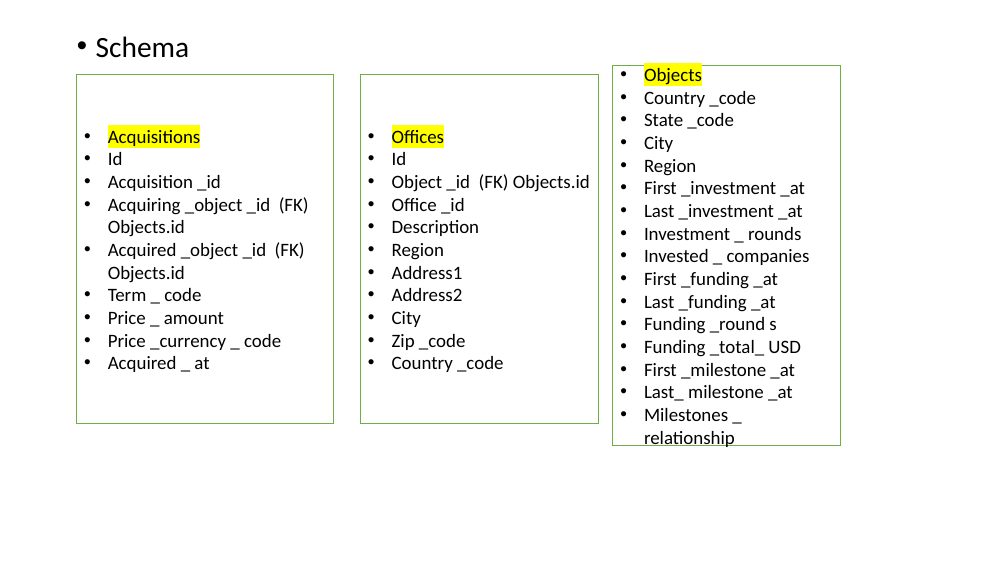
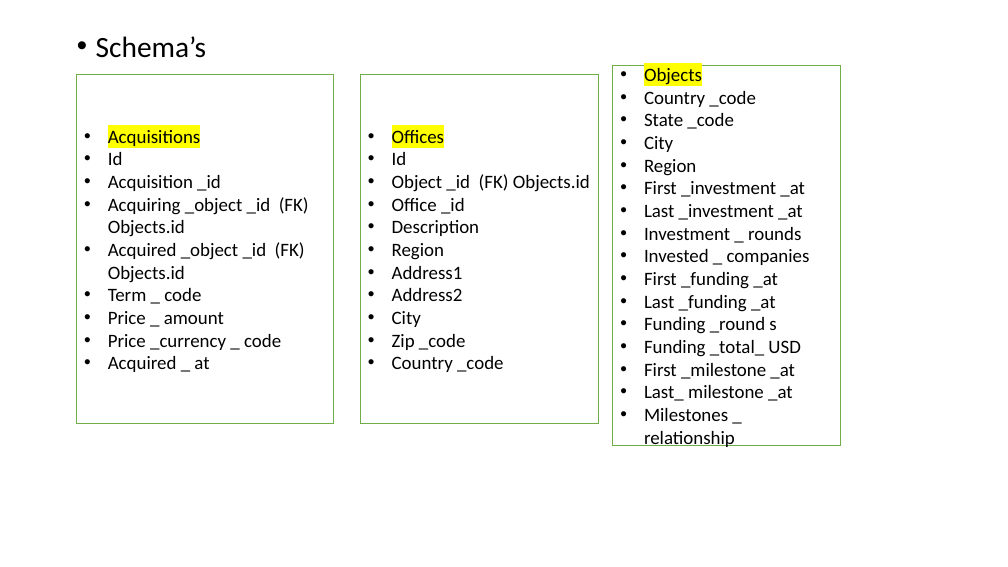
Before and after one commit to ShubhamSinghdata/Data, a slide deck: slide 3 of Entrepreneur [Autosaved].pptx. Drawn at 1008x567 pixels with LibreOffice and Linux fonts; fonts in the diff are those of the drawing. Boxes give left, top, right and bottom in pixels: in the first picture for what was removed or moved away, otherwise in the second. Text is boxed around its words. In the diff, an @@ line names an element or a change of style, - is before the commit and + after.

```diff
--- a/Entrepreneur [Autosaved].pptx
+++ b/Entrepreneur [Autosaved].pptx
@@ text at box(96, 36, 206, 58): text changed @@
-• Schema
+• Schema’s
```
Also in this commit, not shown: 2 other slides changed, 3 other files.
